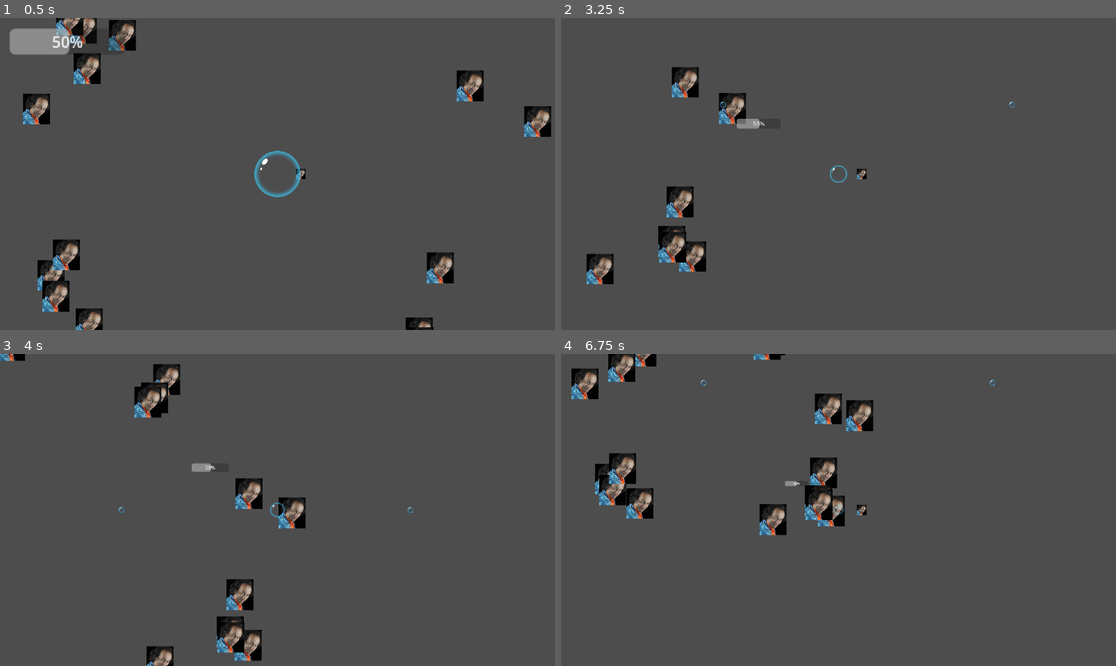
Above: before the commit, frames 1-4 (two rows, left to right).
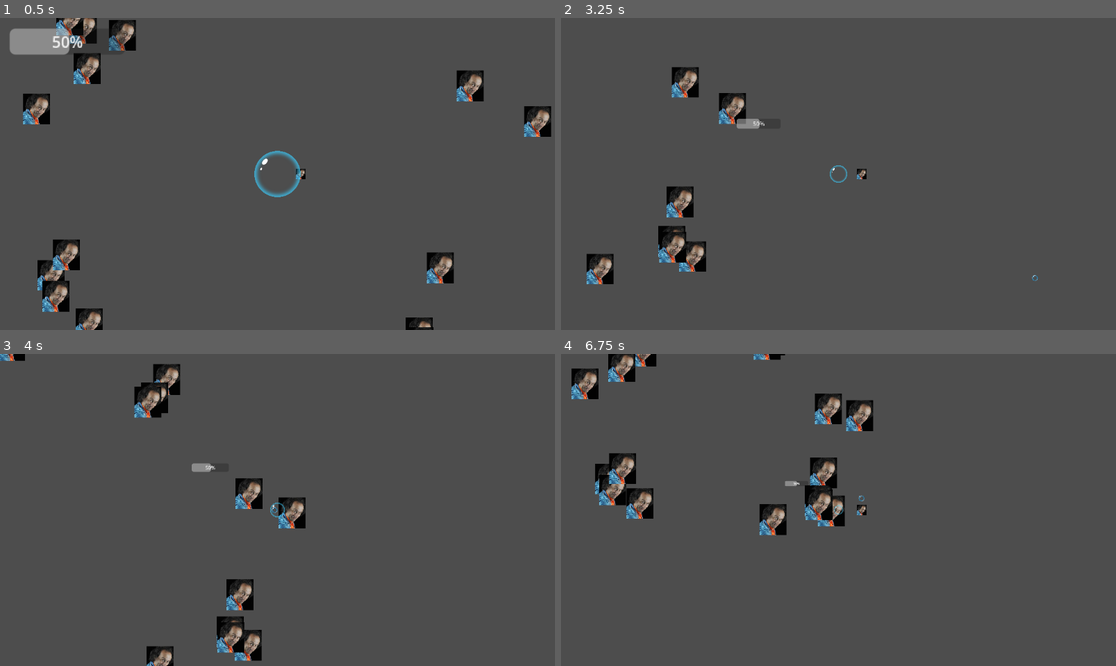
Above: after the commit, the same moments.

Repository: Zodayan/BubbleSurvivor
Game: Godot game, scene res://scenes/game.tscn
The game is run twice, just before and just after one commit, with the same random seed, the same clock (stepped at 60 frames per second) and the same inputs.
Inputs (mouse positions are in pixels of both pictures, inside the frame that each line leads up to):
- Up to frame 1 (0.5 s): no input
- Up to frame 2 (3.25 s): move the mouse to (960, 158) at 0.52 s; press the mouse at (960, 158) at 0.53 s; hold Right (right) 0.53-1.28 s; move the mouse to (727, 189) at 1.27 s; release the mouse at (727, 189) at 1.28 s; hold Down (down) 1.28-2.03 s; click (727, 189) at 1.35 s; move the mouse to (894, 105) at 2.02 s; press the mouse at (894, 105) at 2.03 s; hold Right (right) 2.03-2.78 s; move the mouse to (810, 236) at 2.77 s; release the mouse at (810, 236) at 2.78 s; hold Up (up) from 2.78 s (still down); click (810, 236) at 2.85 s
- Up to frame 3 (4 s): move the mouse to (444, 556) at 3.52 s; release Up (up) at 3.53 s; press the mouse at (444, 556) at 3.53 s; hold Q (left) from 3.53 s (still down)
- Up to frame 4 (6.75 s): move the mouse to (672, 463) at 4.27 s; release the mouse at (672, 463) at 4.28 s; click (672, 463) at 4.35 s; move the mouse to (866, 510) at 5.02 s; release Q (left) at 5.03 s; press the mouse at (866, 510) at 5.03 s; hold Down (down) 5.03-5.78 s; move the mouse to (755, 432) at 5.77 s; release the mouse at (755, 432) at 5.78 s; hold Right (right) 5.78-6.53 s; click (755, 432) at 5.85 s; move the mouse to (960, 494) at 6.52 s; press the mouse at (960, 494) at 6.53 s; hold Up (up) from 6.53 s (still down)

Frame 1 is identical in both runs. In frame 2, less than 0.1% of the frame differs, in the area x 28-86%, y 26-85%; in frame 3, less than 0.1%; in frame 4, less than 0.1%.

Commit message:
haaaaaaaaaaaaaaaaaaaaaa

Diff:
--- a/bubblesurvior/scenes/gros_michel.tscn
+++ b/bubblesurvior/scenes/gros_michel.tscn
@@ -1,6 +1,6 @@
 [gd_scene load_steps=4 format=3 uid="uid://f3l7btcikhng"]
 
-[ext_resource type="Script" path="res://scenes/gros_michel.gd" id="1_hg3ck"]
+[ext_resource type="Script" path="res://scripts/enemies/gros_michel.gd" id="1_hg3ck"]
 [ext_resource type="Texture2D" uid="uid://dif2hvocbma0t" path="res://assets/sprite/michel.jpg" id="2_iyqus"]
 
 [sub_resource type="RectangleShape2D" id="RectangleShape2D_mal4w"]
--- a/bubblesurvior/scripts/player/bubble_player.gd
+++ b/bubblesurvior/scripts/player/bubble_player.gd
@@ -2,6 +2,8 @@
 class_name BubblePlayer
 
 @onready var timer = $Timer
+var deplacementX: float = 0
+var deplacementY: float = 0
 
 func _initialize():
 
@@ -10,9 +12,9 @@
 
 func calculMovement() -> Vector2:
 	# le mouvement sur l'axe des X
-	var deplacementX = Input.get_action_strength("right") - Input.get_action_strength("left"); #input en forme de string c'est degeulasse
+	deplacementX = Input.get_action_strength("right") - Input.get_action_strength("left"); #input en forme de string c'est degeulasse
 	# le mouvement sur l'axe des Y
-	var deplacementY = Input.get_action_strength("down") - Input.get_action_strength("up");
+	deplacementY = Input.get_action_strength("down") - Input.get_action_strength("up");
 	# Le vecteur de mouvement (X,Y)
 	return Vector2(deplacementX,deplacementY);
 
--- a/bubblesurvior/scripts/projectiles/projectile.gd
+++ b/bubblesurvior/scripts/projectiles/projectile.gd
@@ -20,5 +20,5 @@
 		queue_free()
 
 func _process(delta: float) -> void:
-	position.x += direction.x * delta * vitesse
-	position.y += direction.y * delta * vitesse
+	position.x += direction.normalized().x * delta * vitesse
+	position.y += direction.normalized().y * delta * vitesse
--- a/bubblesurvior/scripts/projectiles/projectile_simple.gd
+++ b/bubblesurvior/scripts/projectiles/projectile_simple.gd
@@ -1 +1,2 @@
 extends Projectile
+class_name ProjectileSimple
--- a/bubblesurvior/scripts/weapons/pistolet.gd
+++ b/bubblesurvior/scripts/weapons/pistolet.gd
@@ -1,9 +1,23 @@
 extends Weapon
+
+@onready var projectile_scene = preload("res://scenes/projectile_simple.tscn")
 
 func _init() -> void:
 	degats = 10
 
 # A potentiellement toucher avec héritage
 func action_tirer() -> void:
-	var scene_manager : SceneManager = CustomSceneTree.getInstance()._sceneManager
-	scene_manager.addScene("res://scenes/projectile_simple.tscn")
+	var scene_manager: SceneManager = CustomSceneTree.getInstance()._sceneManager
+	var player_manager: PlayerManager = CustomSceneTree.getInstance()._playerManager
+	var player_direction: Vector2 = Vector2(player_manager.playerBody.deplacementX, player_manager.playerBody.deplacementY)
+	#scene_manager.addScene("res://scenes/projectile_simple.tscn")
+	var nouveau_projectile: ProjectileSimple = projectile_scene.instantiate()
+	nouveau_projectile.arme_associee = self
+	if player_direction.is_zero_approx():
+		nouveau_projectile.direction = Vector2(1, 0)
+	else:
+		nouveau_projectile.direction = Vector2(player_manager.playerBody.deplacementX, player_manager.playerBody.deplacementY)
+	nouveau_projectile.penetration = 1
+	nouveau_projectile.vitesse = 300
+	nouveau_projectile.position = position
+	CustomSceneTree.getInstance().root.add_child(nouveau_projectile)
Renamed: bubblesurvior/scenes/gros_michel.gd -> bubblesurvior/scripts/enemies/gros_michel.gd
